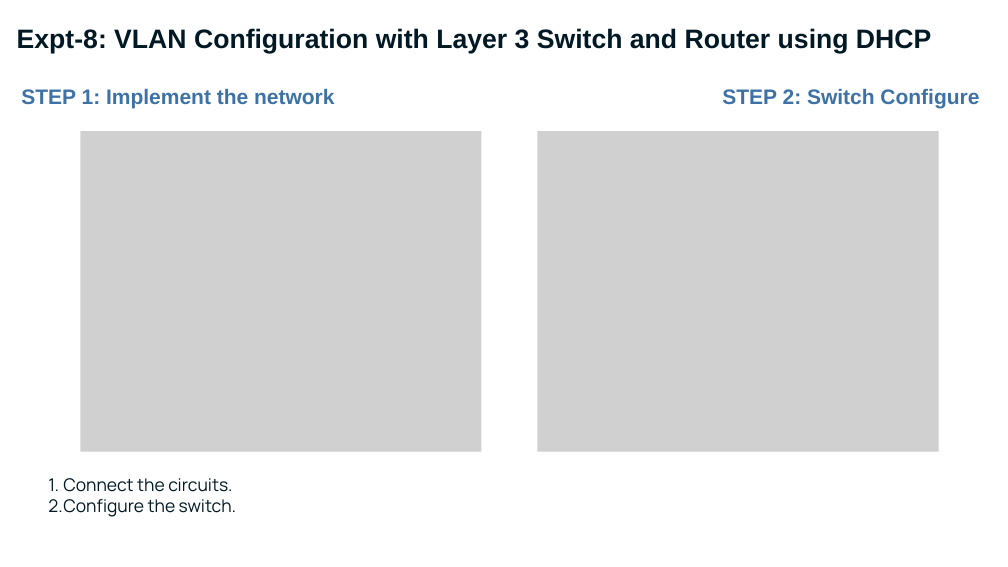
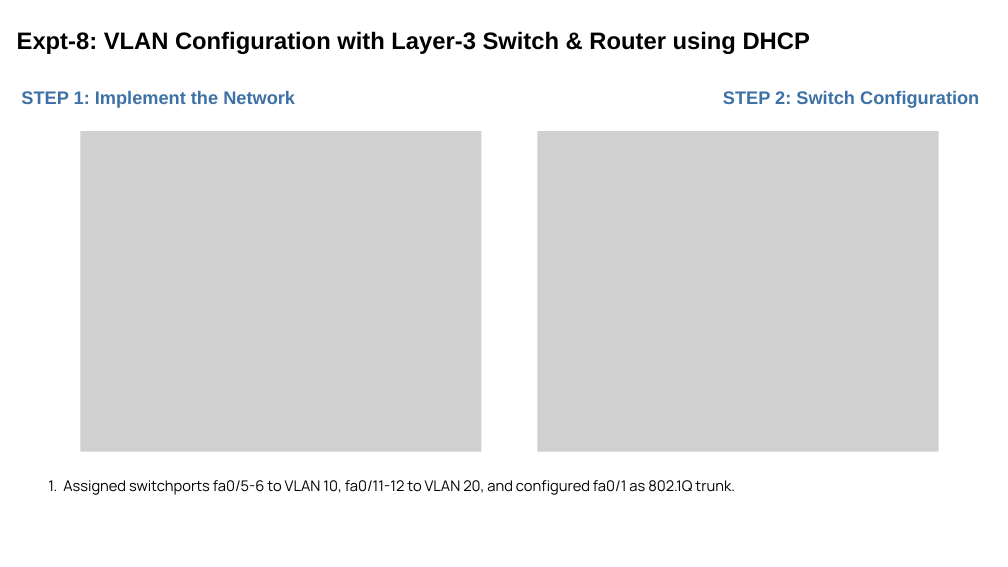
Before and after one commit to MDTHA-X/CN_presentation, a slide deck: slide 30 of CN.pptx. Drawn at 1008x567 pixels with LibreOffice and Linux fonts; fonts in the diff are those of the drawing; grey boxes stand for pictures; background and template pictures are left out. Boxes give left, top, right and bottom in pixels: in the first picture for what was removed or moved away, otherwise in the second. Text is boxed around its words. In the diff, an @@ line names an element or a change of style, - is before the commit and + after.

```diff
--- a/CN.pptx
+++ b/CN.pptx
@@ text at (17, 31, 810, 54): text changed; size 38 to 34 pt; text colour gradient #001924 to #050417 to #000000 @@
-Expt-8: VLAN Configuration with Layer 3 Switch and Router using DHCP
+Expt-8: VLAN Configuration with Layer-3 Switch & Router using DHCP
@@ text at (21, 91, 295, 108): text changed; size 30 to 26 pt @@
-STEP 1: Implement the network
+STEP 1: Implement the Network
@@ text at (723, 91, 979, 108): text changed; size 30 to 26 pt @@
-STEP 2: Switch Configure
+STEP 2: Switch Configuration
@@ text at (63, 480, 735, 495): text changed; size 25 to 21 pt; text colour gradient #001924 to #050417 to #000000 @@
-  1. Connect the circuits.
-  2. Configure the switch.
+  1. Assigned switchports fa0/5-6 to VLAN 10, fa0/11-12 to VLAN 20, and configured fa0/1 as 802.1Q trunk.
```
Also in this commit, not shown: 31 other slides changed, 1 other file.
